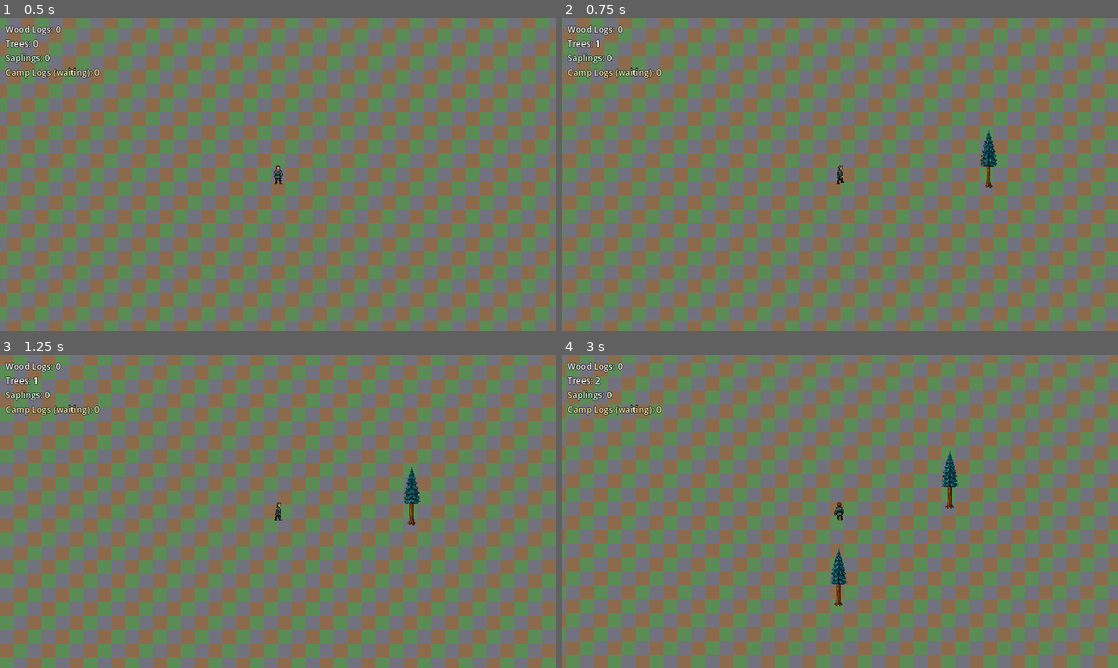
Above: before the commit, frames 1-4 (two rows, left to right).
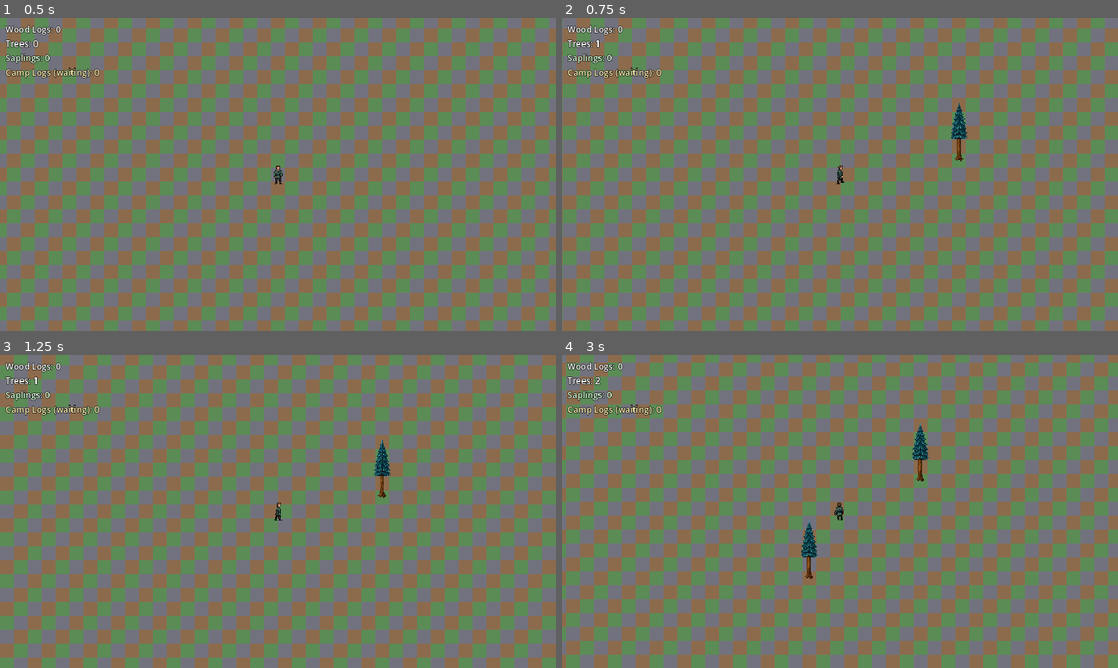
Above: after the commit, the same moments.

Repository: mcchesneyjg-max/Test-Gamer
Game: Godot game, scene res://main.tscn
Two runs of this game, one before a commit and one after it. Both use one fixed random seed, a clock stepped at 60 frames per second and the inputs below.
Inputs (mouse positions are in pixels of both pictures, inside the frame that each line leads up to):
- Up to frame 1 (0.5 s): no input
- Up to frame 2 (0.75 s): tap Enter at 0.5 s; move the mouse to (962, 158) at 0.52 s; hold D (move_right) from 0.53 s (still down); tap T at 0.6 s; click (962, 158) at 0.67 s
- Up to frame 3 (1.25 s): keep holding D (move_right)
- Up to frame 4 (3 s): move the mouse to (728, 527) at 1.27 s; release D (move_right) at 1.28 s; hold S (move_down) 1.28-2.03 s; tap T at 1.35, 2.1, 2.85 s; move the mouse to (895, 442) at 2.02 s; hold D (move_right) 2.03-2.78 s; move the mouse to (812, 574) at 2.77 s; hold W (move_up) from 2.78 s (still down); click (812, 574) at 2.92 s

Frame 1 is identical in both runs. In frame 2, 0.5% of the frame differs, in the area x 70-79%, y 27-55%; in frame 3, 0.5%; in frame 4, 1.0%, in the area x 43-72%, y 21-81%.

Commit message:
Align fall animation with standing tree trunk base
Anchor every tree frame by the trunk base instead of the texture center so
wide fall canvases line up with the standing tree. Raise draw order during
the fall so the tree no longer pops behind the lumberjack.

Co-authored-by: mcchesneyjg-max <mcchesneyjg-max@users.noreply.github.com>

Diff:
--- a/game/scenes/mature_tree.tscn
+++ b/game/scenes/mature_tree.tscn
@@ -8,11 +8,11 @@
 
 [node name="Sprite" type="Sprite2D" parent="."]
 texture_filter = 0
-centered = true
+centered = false
 texture = ExtResource("2_sprite")
 
 [node name="ForegroundSprite" type="Sprite2D" parent="."]
 visible = false
 texture_filter = 0
-centered = true
+centered = false
 texture = ExtResource("2_sprite")
--- a/game/scripts/character_walk.gd
+++ b/game/scripts/character_walk.gd
@@ -344,6 +344,36 @@
 	push_warning("CharacterWalk: failed to load %s" % texture_path)
 	return null
 
+static func get_texture_trunk_base(texture: Texture2D) -> Vector2:
+	if texture == null:
+		return Vector2.ZERO
+
+	var image: Image = texture.get_image()
+	if image == null or image.is_empty():
+		var size := texture.get_size()
+		return Vector2(size.x * 0.5, size.y)
+
+	var width := image.get_width()
+	var height := image.get_height()
+	var min_x := width
+	var min_y := height
+	var max_x := -1
+	var max_y := -1
+
+	for y in range(height):
+		for x in range(width):
+			if image.get_pixel(x, y).a > 0.04:
+				min_x = mini(min_x, x)
+				min_y = mini(min_y, y)
+				max_x = maxi(max_x, x)
+				max_y = maxi(max_y, y)
+
+	if max_x < 0:
+		var fallback_size := texture.get_size()
+		return Vector2(fallback_size.x * 0.5, fallback_size.y)
+
+	return Vector2((min_x + max_x) * 0.5, max_y)
+
 static func _update_waiting(sprite: AnimatedSprite2D, delta: float) -> void:
 	if sprite.sprite_frames == null:
 		return
--- a/game/scripts/mature_tree.gd
+++ b/game/scripts/mature_tree.gd
@@ -22,18 +22,21 @@
 	"summer_tree_axe",
 ]
 const FALL_ANIMATION_PREFIXES: Array[String] = [
+	"summer_tree_fall_frame",
+	"summer_tree_fall",
+	"fall_animation",
 	"fall",
-	"fall_animation",
-	"summer_tree_fall",
 	"tree_fall",
 ]
 const AXE_STRIKE_PLAY_SPEED := 10.0
 const FALL_ANIMATION_PLAY_SPEED := 10.0
+const FALL_DRAW_Z_INDEX := 5
 
 var _chopper: Node = null
 var _static_texture: Texture2D
 var _axe_strike_frames: Array[Texture2D] = []
 var _fall_frames: Array[Texture2D] = []
+var _texture_anchors: Dictionary = {}
 var _axe_strike_active: bool = false
 var _fall_active: bool = false
 var _axe_strike_elapsed: float = 0.0
@@ -125,12 +128,7 @@
 	print("MatureTree: started fall animation (%d frames)" % _fall_frames.size())
 
 func get_chop_position() -> Vector2:
-	var texture_size := Vector2.ZERO
-	if _sprite.texture:
-		texture_size = _sprite.texture.get_size()
-
-	var trunk_base := position + _sprite.position + Vector2(0.0, texture_size.y * 0.5)
-	return trunk_base + Vector2(chop_stand_distance, chop_stand_north_offset)
+	return position + Vector2(chop_stand_distance, chop_stand_north_offset)
 
 func is_depleted() -> bool:
 	return harvest_remaining <= 0
@@ -158,6 +156,8 @@
 			% ", ".join(AXE_STRIKE_ROOT_CANDIDATES)
 		)
 		_static_texture = _sprite.texture
+		if _sprite.texture:
+			_set_tree_texture(_sprite.texture)
 		return
 
 	_static_texture = _axe_strike_frames[0]
@@ -195,6 +195,20 @@
 	fall_animation_finished.emit()
 	queue_free()
 
+func _get_texture_anchor(texture: Texture2D) -> Vector2:
+	if texture == null:
+		return Vector2.ZERO
+
+	var cache_key := texture.resource_path
+	if cache_key.is_empty():
+		cache_key = str(texture.get_instance_id())
+	if _texture_anchors.has(cache_key):
+		return _texture_anchors[cache_key]
+
+	var anchor := CharacterWalk.get_texture_trunk_base(texture)
+	_texture_anchors[cache_key] = anchor
+	return anchor
+
 func _clear_stale_chopper() -> void:
 	if _chopper != null and not is_instance_valid(_chopper):
 		_chopper = null
@@ -216,6 +230,19 @@
 	_foreground_sprite.visible = _chopper != null and not _fall_active
 
 func _set_tree_texture(texture: Texture2D) -> void:
+	var sprite_offset := -_get_texture_anchor(texture)
+
+	_sprite.centered = false
+	_sprite.position = sprite_offset
 	_sprite.texture = texture
-	if not _fall_active:
-		_foreground_sprite.texture = texture
+
+	if _fall_active:
+		_sprite.z_as_relative = false
+		_sprite.z_index = FALL_DRAW_Z_INDEX
+		return
+
+	_sprite.z_as_relative = true
+	_sprite.z_index = 0
+	_foreground_sprite.centered = false
+	_foreground_sprite.position = sprite_offset
+	_foreground_sprite.texture = texture
Not shown, changed: game/assets/sprites/summer_tree_animation/summer_tree_1/fall_animation/README.md
